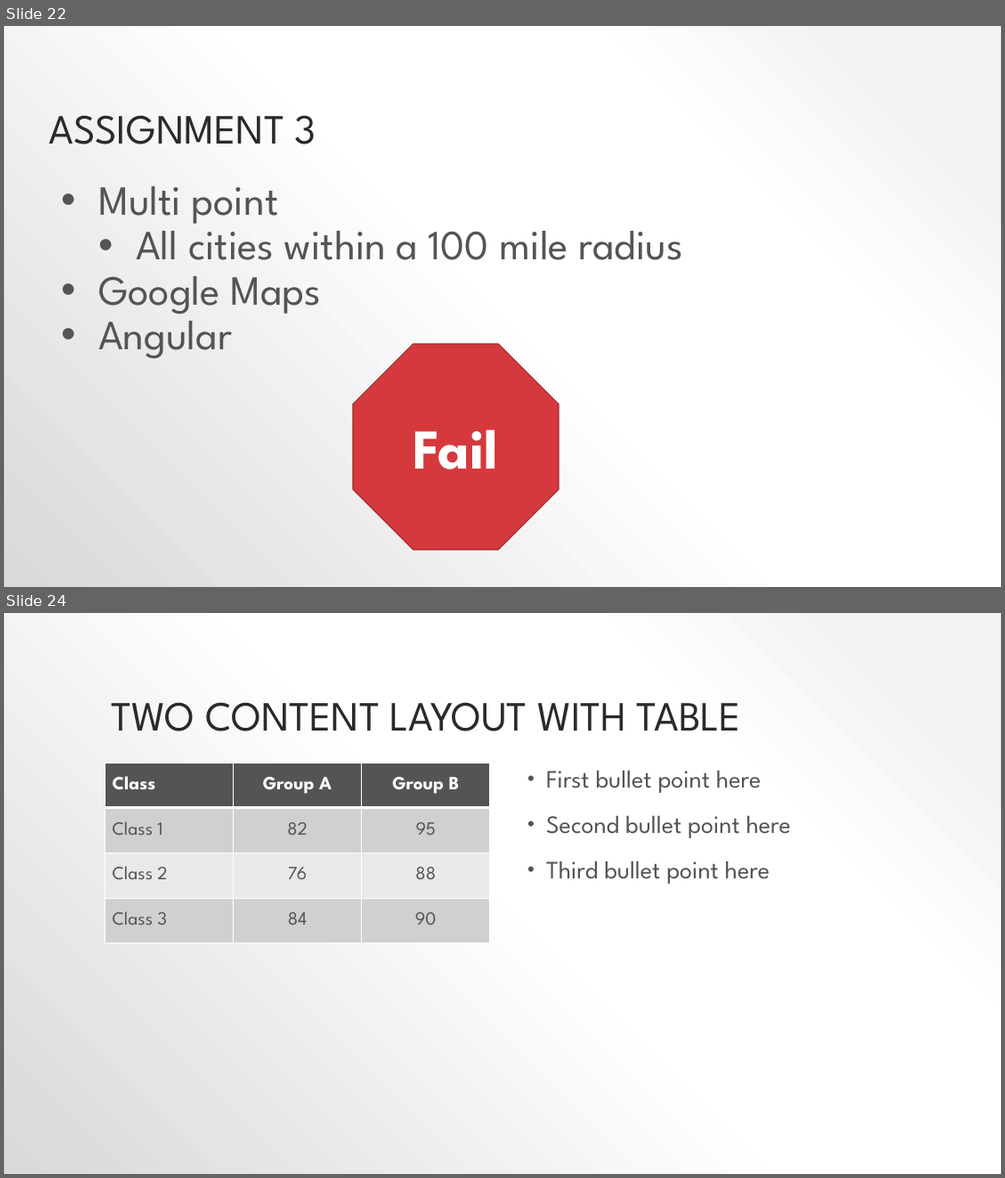
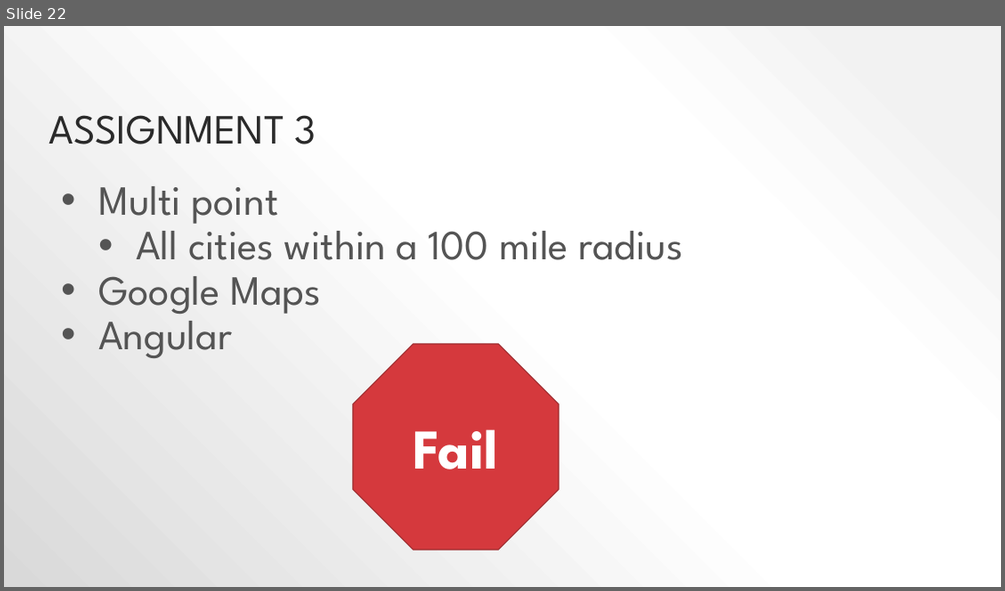
Before and after one commit to pjsteele/techtalksky, a slide deck: presentation/techTalk.pptx. Shown one above the other, each under a label of ours: slides 22 and 24 before the commit, slide 22 after it; the slides between them are not shown. The pictures are 1005x1178 and 1005x591 pixels, drawn with LibreOffice and Linux fonts; fonts in the diff are those of the drawing. Boxes give left, top, right and bottom in pixels: in the first picture for what was removed or moved away, otherwise in the second. Text is boxed around its words. In the diff, an @@ line names an element or a change of style, - is before the commit and + after.

```diff
--- a/presentation/techTalk.pptx
+++ b/presentation/techTalk.pptx
@@ slide 24 removed at (4,613,1001,1174), background gradient #F2F2F2 to #FFFFFF to #D9D9D9 @@
@@ title removed at (111,702,741,731) @@
-TWO CONTENT LAYOUT WITH TABLE
@@ table removed at (105,763,491,943), 4 rows, 3 columns @@
-Class | Group A | Group B
-Class 1 | 82 | 95
-Class 2 | 76 | 88
-Class 3 | 84 | 90
@@ text removed at (546,770,791,884) @@
-• First bullet point here
-• Second bullet point here
-• Third bullet point here
```
Also in this commit, not shown: 1 slide changed, 5 slides added, 5 other slides removed, 4 other files.
